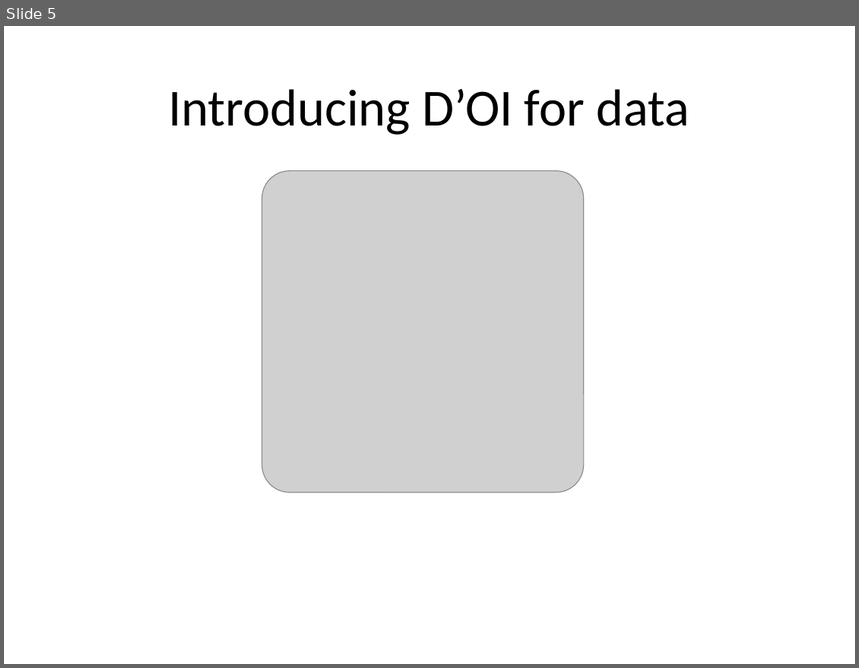
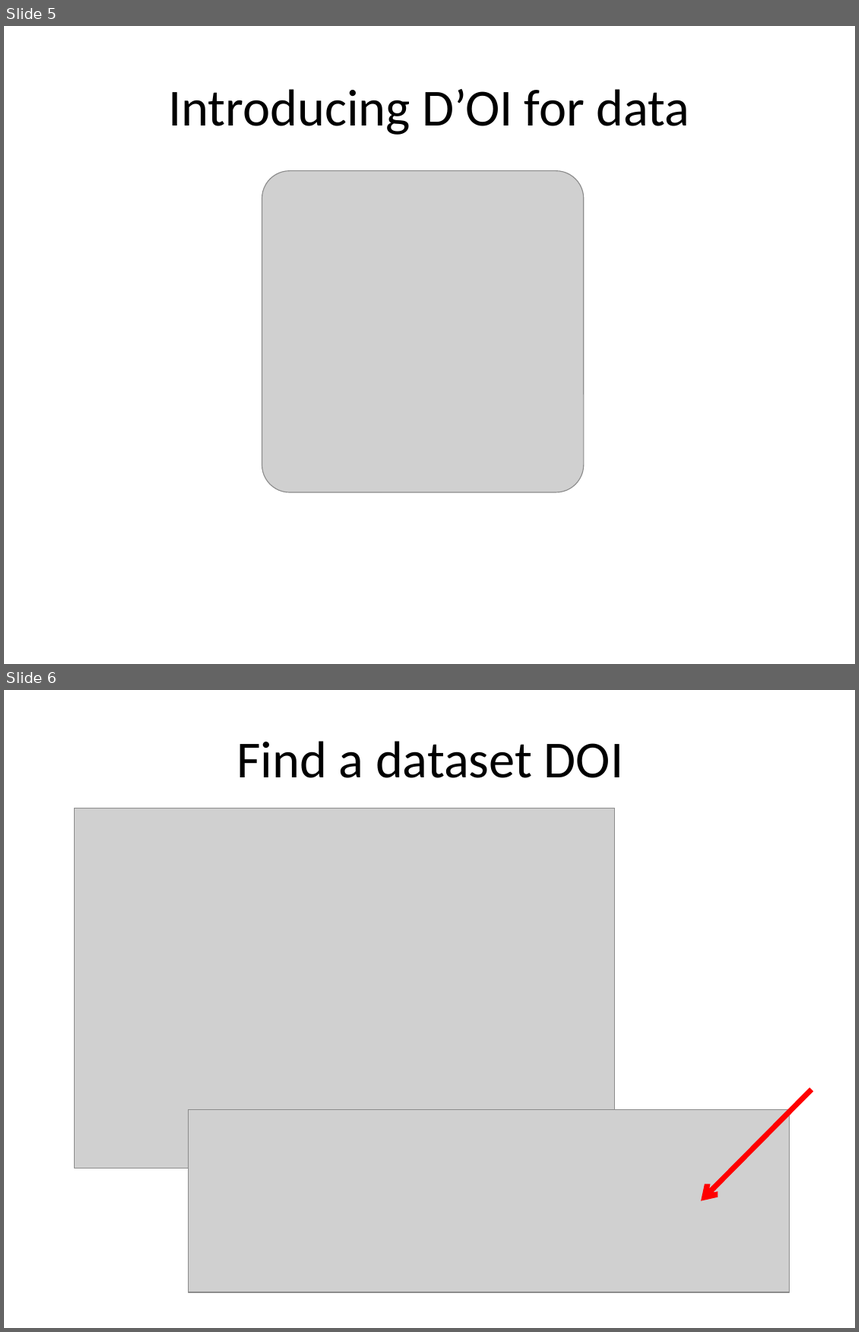
Before and after one commit to ScientificDataLabs/dataset-updates-plugin, a slide deck: presentations/Dataset-update-hack-presentation.pptx. Shown one above the other, each under a label of ours: slide 5 before the commit, slides 5 and 6 after it. The pictures are 859x668 and 859x1332 pixels, drawn with LibreOffice and Linux fonts; fonts in the diff are those of the drawing; grey boxes stand for pictures. Boxes give left, top, right and bottom in pixels: in the first picture for what was removed or moved away, otherwise in the second. Text is boxed around its words. In the diff, an @@ line names an element or a change of style, - is before the commit and + after.

```diff
--- a/presentations/Dataset-update-hack-presentation.pptx
+++ b/presentations/Dataset-update-hack-presentation.pptx
@@ slide 6 added at box(4, 690, 855, 1328), background #FFFFFF @@
@@ title added at box(237, 741, 624, 778), 44 pt, text #000000 @@
+Find a dataset DOI
@@ picture added at box(75, 809, 615, 1168) @@
@@ arrow added from (812, 1089) to (701, 1201), #FF0000 4.5 pt @@
@@ picture added at box(189, 1110, 790, 1293) @@
```
Also in this commit, not shown: 2 other slides added, 1 other file.
